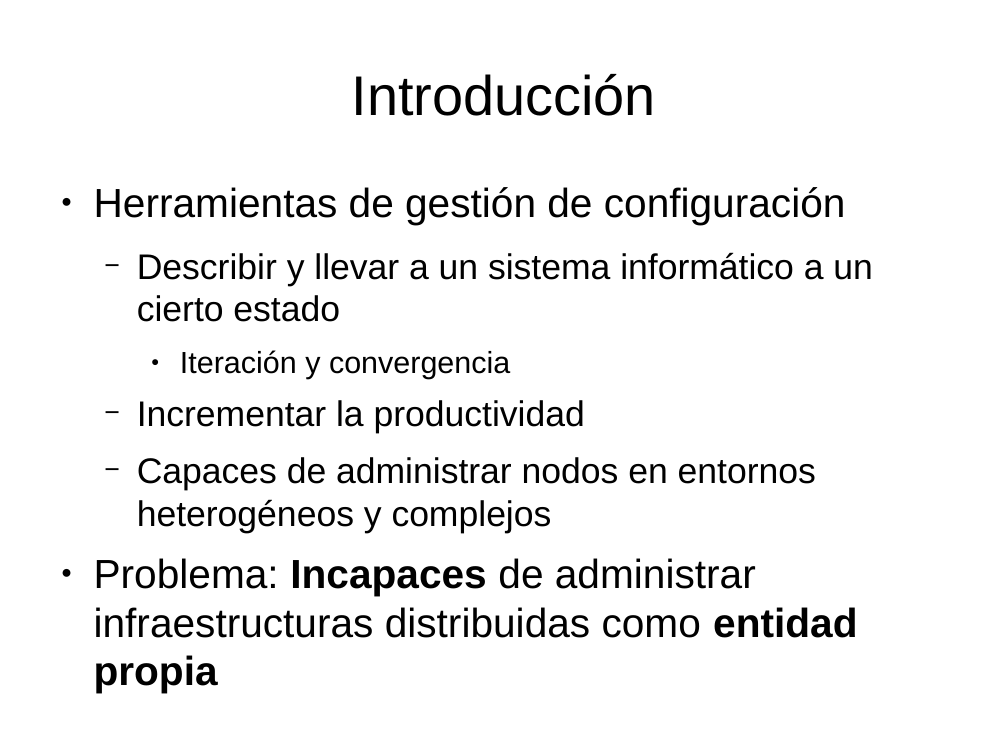
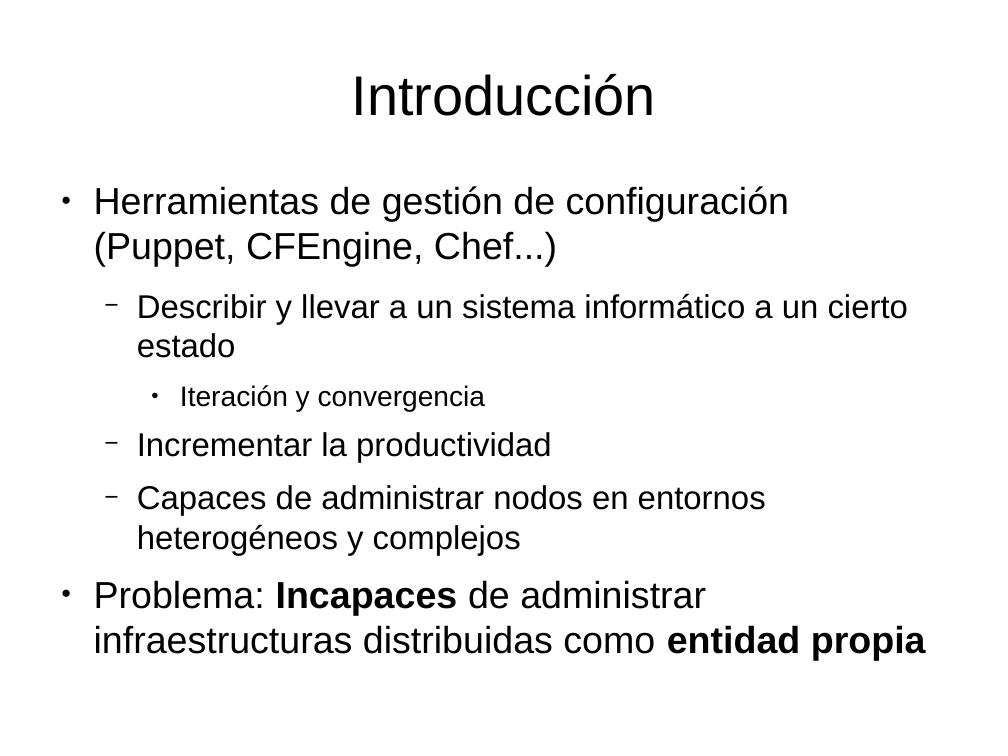
Before and after one commit to dcere/pfc, a slide deck: slide 3 of adm/presentacion/presentacion.odp. Drawn at 1008x756 pixels with LibreOffice and Linux fonts; fonts in the diff are those of the drawing. Boxes give left, top, right and bottom in pixels: in the first picture for what was removed or moved away, otherwise in the second. Text is boxed around its words. In the diff, an @@ line names an element or a change of style, - is before the commit and + after.

```diff
--- a/adm/presentacion/presentacion.odp
+++ b/adm/presentacion/presentacion.odp
@@ text at (94, 186, 789, 267): text changed; size 32 to 29.6 pt @@
-● Herramientas de gestión de configuración
+● Herramientas de gestión de configuración (Puppet, CFEngine, Chef...)
@@ text at (94, 293, 926, 660): size 28 to 25.9 pt in "Describir y llevar a un sistema informático ...", "Incrementar la productividad", "Capaces de administrar nodos en entornos heterogéneos ..."; size 24 to 22.2 pt in "Iteración y convergencia"; size 32 to 29.6 pt in "Problema: Incapaces de administrar infraestructuras distribu ..." @@
```
Also in this commit, not shown: 11 other slides changed, 1 slide removed, 1 other file.
